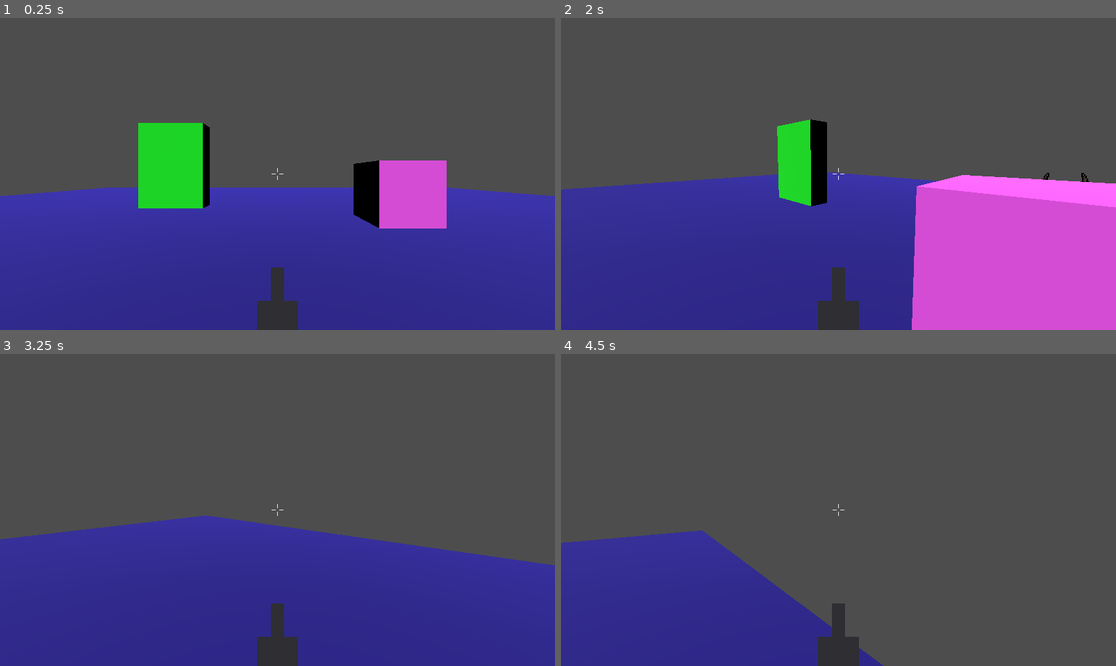
Above: before the commit, frames 1-4 (two rows, left to right).
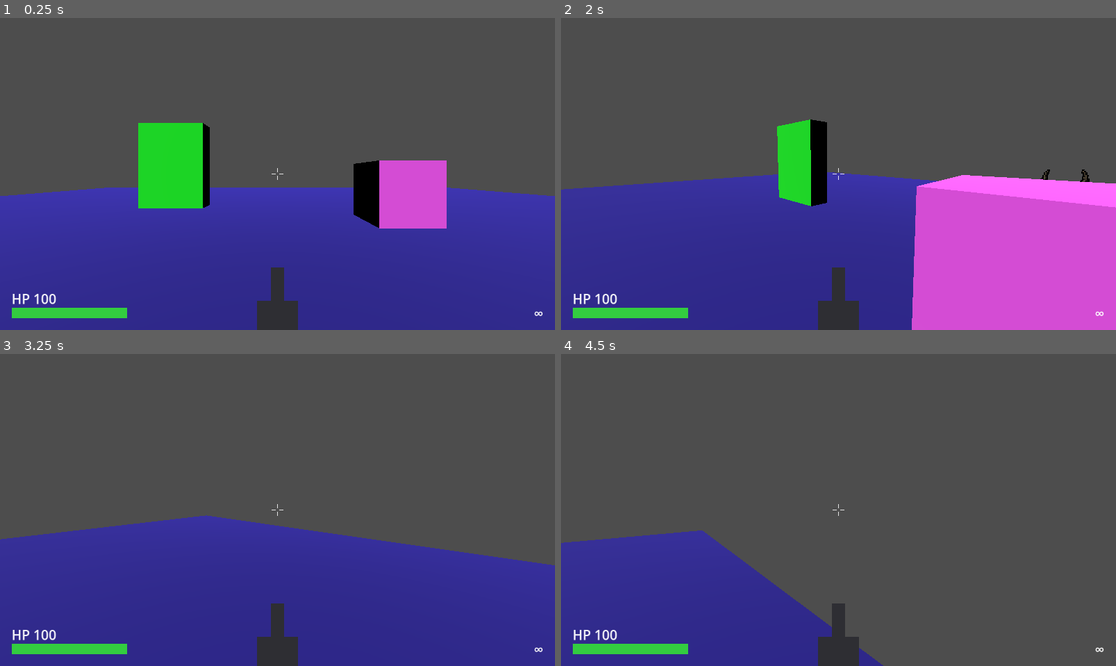
Above: after the commit, the same moments.

Repository: Rognlosh/DoomGodotYandex
Game: Godot game, scene res://scenes/main/main.tscn
Two runs of this game, one before a commit and one after it. Both use one fixed random seed, a clock stepped at 60 frames per second and the inputs below.
Inputs (mouse positions are in pixels of both pictures, inside the frame that each line leads up to):
- Up to frame 1 (0.25 s): no input
- Up to frame 2 (2 s): tap Enter at 0.5 s; move the mouse to (960, 158) at 0.52 s; press the mouse at (960, 158) at 0.53 s; hold D (move_right) 0.53-1.28 s; tap Space (jump) at 0.77, 1.52 s; move the mouse to (810, 174) at 1.27 s; release the mouse at (810, 174) at 1.28 s; hold W (move_forward) from 1.28 s (still down); click (810, 174) at 1.35 s
- Up to frame 3 (3.25 s): keep holding W (move_forward); move the mouse to (288, 503) at 2.02 s; press the mouse at (288, 503) at 2.03 s; move the mouse to (271, 516) at 2.77 s; release the mouse at (271, 516) at 2.78 s; click (271, 516) at 2.85 s; tap Space (jump) at 3.02 s
- Up to frame 4 (4.5 s): keep holding W (move_forward); move the mouse to (877, 513) at 3.52 s; press the mouse at (877, 513) at 3.53 s; tap Space (jump) at 3.77 s; move the mouse to (794, 506) at 4.27 s; release the mouse at (794, 506) at 4.28 s; click (794, 506) at 4.35 s

The runs differ from the first frame. In frame 1, 0.8% of the frame differs, in the area x 2-98%, y 88-97%; in frame 2, 0.9%, in the area x 2-98%, y 48-97%; in frame 3, 0.8%; in frame 4, 0.8%.

Commit message:
HUD и нанесение урона игроку

Diff:
--- a/scenes/enemies/melee_grunt.tscn
+++ b/scenes/enemies/melee_grunt.tscn
@@ -6,5 +6,6 @@
 [node name="Enemy" unique_id=360318765 instance=ExtResource("1_gjxx1")]
 
 [node name="Sprite3D" parent="." index="1" unique_id=913123013]
+transform = Transform3D(1, 0, 0, 0, 1, 0, 0, 0, 1, 0, 0.95, 0)
 pixel_size = 0.00185
 texture = ExtResource("2_0yqks")
--- a/scenes/main/main.gd
+++ b/scenes/main/main.gd
@@ -1,12 +1,16 @@
 extends Node3D
-## Единая точка входа в игру.
-## Сейчас задача минимальна: загрузить текущий уровень и поставить игрока
-## в точку спавна. Позже здесь появятся смена уровней, HUD, пауза, game-over.
+## Единая точка входа. Грузит уровень, спавнит игрока, поднимает HUD
+## и владеет game-over/рестартом.
 
 ## Сцена уровня (назначается в инспекторе).
 @export var level_scene: PackedScene
 ## Сцена игрока (назначается в инспекторе).
 @export var player_scene: PackedScene
+## Сцена HUD (назначается в инспекторе). Корень — CanvasLayer, внутри узел "Root" (Hud).
+@export var hud_scene: PackedScene
+
+# Ссылка на узел HUD (Control), чтобы дёргать его методы.
+var _hud: Hud
 
 
 func _ready() -> void:
@@ -24,3 +28,44 @@
 	var spawn := level.get_node_or_null("PlayerSpawn")
 	if spawn is Node3D:
 		player.global_transform = (spawn as Node3D).global_transform
+
+	_setup_hud(player)
+
+
+# Поднимаем HUD и связываем его со здоровьем игрока.
+# signal up: HealthComponent эмитит — HUD/main подписываются, сам компонент о них не знает.
+func _setup_hud(player: Node3D) -> void:
+	if hud_scene == null:
+		push_error("Main: в инспекторе не назначен hud_scene.")
+		return
+
+	var hud_root := hud_scene.instantiate()
+	add_child(hud_root)
+	_hud = hud_root.get_node_or_null("Root") as Hud
+	if _hud == null:
+		push_error("Main: в hud_scene не найден узел 'Root' со скриптом Hud.")
+		return
+	_hud.restart_requested.connect(_on_restart_requested)
+
+	# Здоровье игрока — тот же HealthComponent, что у врага.
+	var health := player.get_node_or_null("HealthComponent") as HealthComponent
+	if health == null:
+		push_error("Main: у игрока не найден HealthComponent.")
+		return
+	health.health_changed.connect(_hud.set_health)
+	health.died.connect(_on_player_died)
+	# Компонент шлёт health_changed только при изменении — стартовое значение пушим вручную.
+	_hud.set_health(health.current_health, health.max_health)
+
+
+# Игрок умер: стоп всей игры, свободная мышь, оверлей. Рестарт — по клавише (сигнал от HUD).
+func _on_player_died() -> void:
+	get_tree().paused = true
+	Input.set_mouse_mode(Input.MOUSE_MODE_VISIBLE)
+	_hud.show_game_over()
+
+
+func _on_restart_requested() -> void:
+	# Снять паузу ДО перезагрузки, иначе новая сцена стартует замороженной.
+	get_tree().paused = false
+	get_tree().reload_current_scene()
--- a/scenes/main/main.tscn
+++ b/scenes/main/main.tscn
@@ -3,8 +3,10 @@
 [ext_resource type="Script" uid="uid://devn0xn8ei3hp" path="res://scenes/main/main.gd" id="1_k2fmo"]
 [ext_resource type="PackedScene" uid="uid://ppwfb1508l0s" path="res://scenes/levels/test_level.tscn" id="2_l3cfh"]
 [ext_resource type="PackedScene" uid="uid://dq8ho3pvydr6o" path="res://scenes/player/player.tscn" id="3_6q06x"]
+[ext_resource type="PackedScene" uid="uid://bmcwnnt85t56w" path="res://scenes/ui/hud.tscn" id="4_l3cfh"]
 
 [node name="Main" type="Node3D" unique_id=505731654]
 script = ExtResource("1_k2fmo")
 level_scene = ExtResource("2_l3cfh")
 player_scene = ExtResource("3_6q06x")
+hud_scene = ExtResource("4_l3cfh")
--- a/scenes/player/player.gd
+++ b/scenes/player/player.gd
@@ -34,6 +34,8 @@
 
 # Узел-«голова»: точка наклона (pitch). Камера висит на нём.
 @onready var head: Node3D = $Head
+# Здоровье игрока — тот же переиспользуемый компонент, что у врага.
+@onready var _health: HealthComponent = $HealthComponent
 
 # Таймеры отзывчивости прыжка (обратный отсчёт в секундах).
 var _jump_buffer_timer: float = 0.0
@@ -44,6 +46,12 @@
 	# На старте курсор свободен. В браузере захват (pointer lock) разрешён
 	# только после клика пользователя — поэтому захватываем по клику мыши.
 	Input.set_mouse_mode(Input.MOUSE_MODE_VISIBLE)
+
+
+# Конвенция урона: тело принимает урон и делегирует в компонент (как у врага).
+# Реакцию на died/health_changed решают снаружи (main → пауза+оверлей, HUD → бар).
+func take_damage(amount: float) -> void:
+	_health.take_damage(amount)
 
 
 func _input(event: InputEvent) -> void:
--- a/scenes/player/player.tscn
+++ b/scenes/player/player.tscn
@@ -3,6 +3,7 @@
 [ext_resource type="Script" uid="uid://cco4cbmdmmdq0" path="res://scenes/player/player.gd" id="1_8afob"]
 [ext_resource type="Script" uid="uid://bkwpd6vnsn8hq" path="res://scenes/player/weapon.gd" id="2_dovo2"]
 [ext_resource type="Script" uid="uid://bp5jo1rxsxdxc" path="res://scenes/ui/crosshair.gd" id="3_gmlin"]
+[ext_resource type="Script" uid="uid://3xtjeljrqxo1" path="res://scripts/health_component.gd" id="4_lvxji"]
 
 [sub_resource type="CapsuleShape3D" id="CapsuleShape3D_dovo2"]
 radius = 0.4
@@ -39,3 +40,7 @@
 grow_horizontal = 2
 grow_vertical = 2
 script = ExtResource("3_gmlin")
+
+[node name="HealthComponent" type="Node" parent="." unique_id=1053890916]
+script = ExtResource("4_lvxji")
+max_health = 100.0
--- /dev/null
+++ b/scenes/ui/hud.gd
@@ -0,0 +1,118 @@
+class_name Hud
+extends Control
+## Экранный HUD: здоровье (полоска + число) слева внизу, патроны справа («∞» —
+## плейсхолдер до системы патронов на Этапе 2). Всё рисуется кодом (ноль веса билда).
+## Также показывает оверлей game-over и ловит клавишу рестарта — для этого работает
+## даже на паузе (PROCESS_MODE_ALWAYS), т.к. при смерти игра ставится на паузу.
+
+## Игрок нажал клавишу на экране смерти. main снимет паузу и перезагрузит сцену.
+signal restart_requested
+
+@export_group("Здоровье")
+## Размер полоски здоровья, px.
+@export var bar_size: Vector2 = Vector2(240.0, 22.0)
+## Отступ от краёв экрана, px.
+@export var margin: float = 24.0
+## Цвет полоски при нормальном здоровье.
+@export var color_ok: Color = Color(0.2, 0.8, 0.25)
+## Цвет полоски при низком здоровье.
+@export var color_low: Color = Color(0.85, 0.2, 0.15)
+## Доля здоровья, ниже которой полоска краснеет.
+@export_range(0.0, 1.0) var low_threshold: float = 0.3
+
+@export_group("Шрифт")
+@export var hp_font_size: int = 28
+@export var ammo_font_size: int = 28
+@export var title_font_size: int = 72
+@export var hint_font_size: int = 28
+
+const _BG := Color(0.0, 0.0, 0.0, 0.5)
+const _TEXT := Color(1.0, 1.0, 1.0, 0.95)
+const _OVERLAY := Color(0.45, 0.0, 0.0, 0.5)
+
+var _current: float = 0.0
+var _maximum: float = 1.0
+var _game_over: bool = false
+
+
+func _ready() -> void:
+	# Не перехватываем мышь — клики/выстрелы идут мимо HUD к игре.
+	mouse_filter = Control.MOUSE_FILTER_IGNORE
+	# Работаем даже на паузе: при смерти игра замирает, а HUD ловит клавишу рестарта.
+	process_mode = Node.PROCESS_MODE_ALWAYS
+	# Перерисовка при ресайзе окна (важно для веба).
+	resized.connect(queue_redraw)
+
+
+## Обновить здоровье. Подключается к HealthComponent.health_changed.
+func set_health(current: float, maximum: float) -> void:
+	_current = current
+	_maximum = maximum
+	queue_redraw()
+
+
+## Показать экран смерти. Вызывает main по сигналу died.
+func show_game_over() -> void:
+	_game_over = true
+	queue_redraw()
+
+
+func _unhandled_input(event: InputEvent) -> void:
+	if not _game_over:
+		return
+	# Любая клавиша или кнопка мыши — рестарт. echo (автоповтор зажатой клавиши) игнорируем.
+	var key_pressed := event is InputEventKey and event.is_pressed() and not event.is_echo()
+	var click_pressed := event is InputEventMouseButton and event.is_pressed()
+	if key_pressed or click_pressed:
+		restart_requested.emit()
+		get_viewport().set_input_as_handled()
+
+
+func _draw() -> void:
+	if _game_over:
+		_draw_game_over()
+	else:
+		_draw_hud()
+
+
+func _draw_hud() -> void:
+	var font := get_theme_default_font()
+
+	# --- Полоска здоровья (низ-слева) ---
+	var bar_pos := Vector2(margin, size.y - margin - bar_size.y)
+	draw_rect(Rect2(bar_pos, bar_size), _BG)
+
+	var frac := 0.0
+	if _maximum > 0.0:
+		frac = clampf(_current / _maximum, 0.0, 1.0)
+	var fill := color_ok if frac > low_threshold else color_low
+	draw_rect(Rect2(bar_pos, Vector2(bar_size.x * frac, bar_size.y)), fill)
+
+	# Число HP над полоской (y в draw_string — это базовая линия текста).
+	var hp_text := "HP %d" % int(roundf(_current))
+	draw_string(font, bar_pos - Vector2(0.0, 8.0), hp_text,
+			HORIZONTAL_ALIGNMENT_LEFT, -1, hp_font_size, _TEXT)
+
+	# --- Патроны (низ-справа), пока «∞» ---
+	var ammo := "∞"
+	var ammo_w := font.get_string_size(ammo, HORIZONTAL_ALIGNMENT_LEFT, -1, ammo_font_size).x
+	draw_string(font, Vector2(size.x - margin - ammo_w, size.y - margin), ammo,
+			HORIZONTAL_ALIGNMENT_LEFT, -1, ammo_font_size, _TEXT)
+
+
+func _draw_game_over() -> void:
+	# Красная заливка поверх всей картинки.
+	draw_rect(Rect2(Vector2.ZERO, size), _OVERLAY)
+
+	var font := get_theme_default_font()
+	var center := size * 0.5
+
+	var title := "YOU DIED"
+	var title_w := font.get_string_size(title, HORIZONTAL_ALIGNMENT_LEFT, -1, title_font_size).x
+	draw_string(font, center - Vector2(title_w * 0.5, 0.0), title,
+			HORIZONTAL_ALIGNMENT_LEFT, -1, title_font_size, _TEXT)
+
+	var hint := "Нажми любую клавишу"
+	var hint_w := font.get_string_size(hint, HORIZONTAL_ALIGNMENT_LEFT, -1, hint_font_size).x
+	draw_string(font, center + Vector2(-hint_w * 0.5, 48.0), hint,
+			HORIZONTAL_ALIGNMENT_LEFT, -1, hint_font_size, _TEXT)
--- /dev/null
+++ b/scenes/ui/hud.tscn
@@ -0,0 +1,14 @@
+[gd_scene format=3 uid="uid://bmcwnnt85t56w"]
+
+[ext_resource type="Script" uid="uid://dgrnt1kdw5gtp" path="res://scenes/ui/hud.gd" id="1_0mwgc"]
+
+[node name="HUD" type="CanvasLayer" unique_id=1880468031]
+
+[node name="Root" type="Control" parent="." unique_id=175577931]
+layout_mode = 3
+anchors_preset = 15
+anchor_right = 1.0
+anchor_bottom = 1.0
+grow_horizontal = 2
+grow_vertical = 2
+script = ExtResource("1_0mwgc")
Not shown, added: scenes/ui/hud.gd.uid
